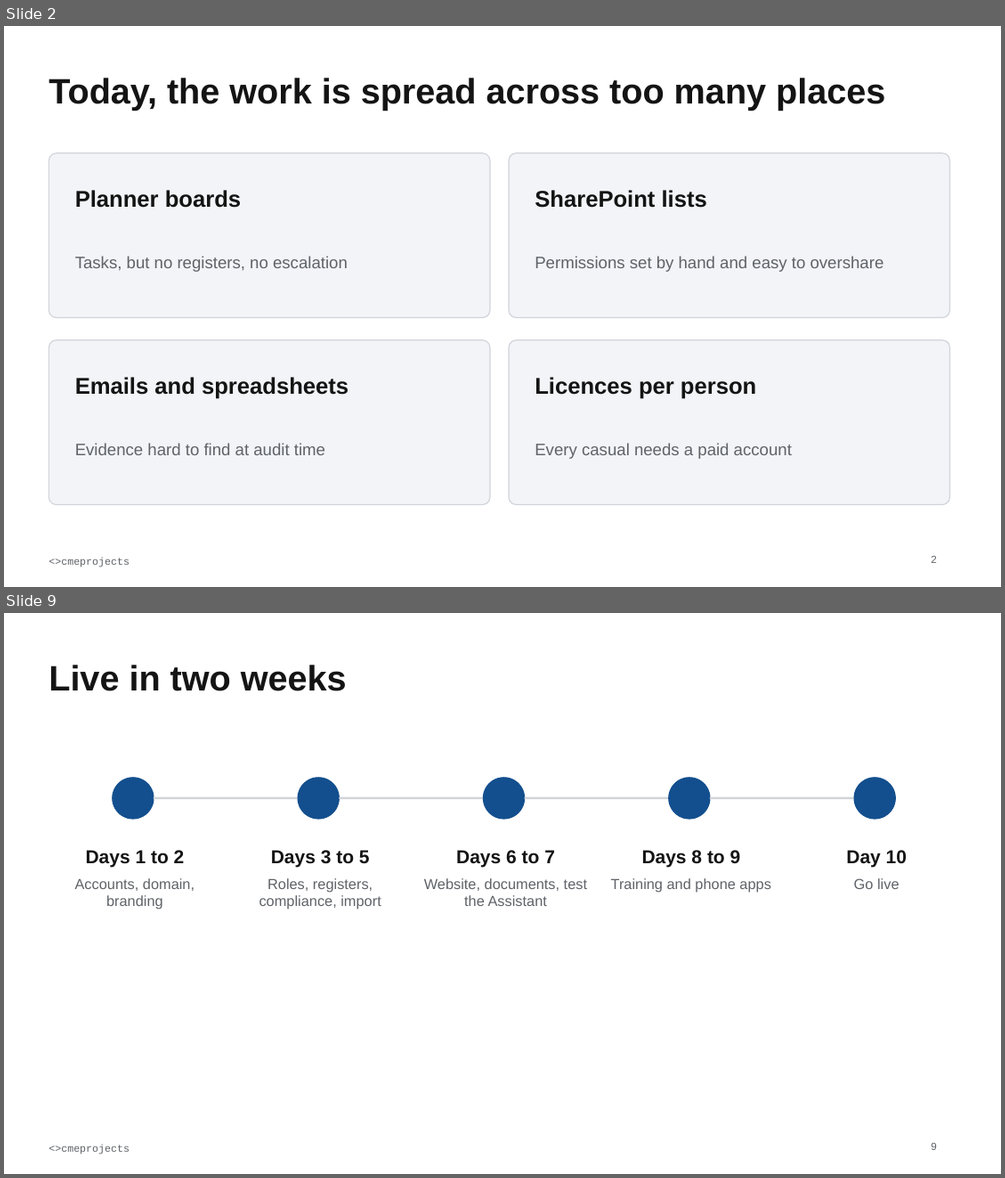
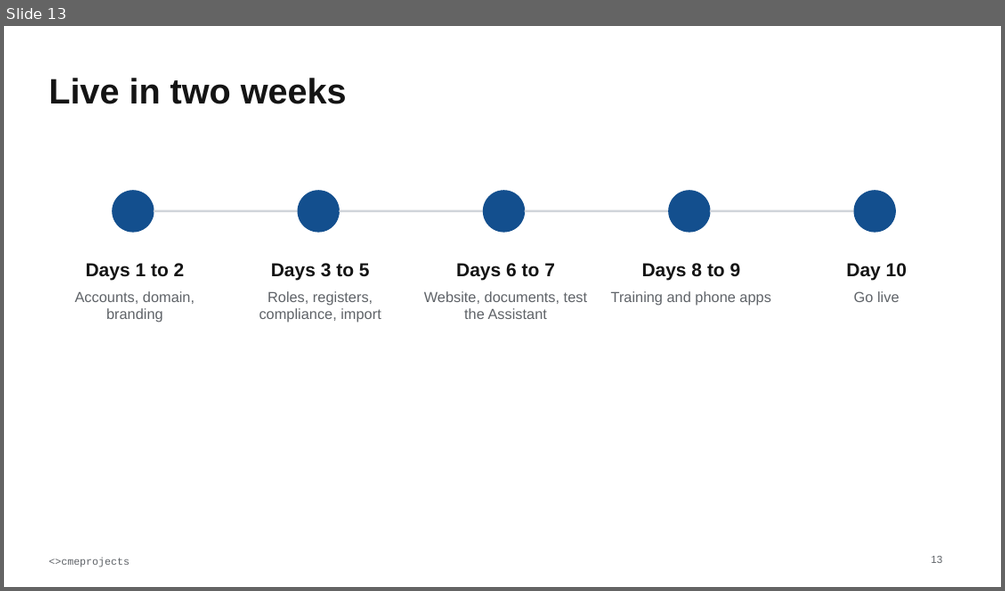
Before and after one commit to cmeprojects/portal, a slide deck: docs/deliverables/04 Briefer - Staff Portal overview.pptx. Shown one above the other, each under a label of ours: slides 2 and 9 before the commit, slide 13 after it; the slides between them are not shown. The pictures are 1005x1178 and 1005x591 pixels, drawn with LibreOffice and Linux fonts; fonts in the diff are those of the drawing. Boxes give left, top, right and bottom in pixels: in the first picture for what was removed or moved away, otherwise in the second. Text is boxed around its words. In the diff, an @@ line names an element or a change of style, - is before the commit and + after.

```diff
--- a/docs/deliverables/04 Briefer - Staff Portal overview.pptx
+++ b/docs/deliverables/04 Briefer - Staff Portal overview.pptx
@@ slide 2 removed at (x1=4, y1=26, x2=1001, y2=587), background #FFFFFF; not listed: 1 template element that a slide beside it also shows @@
@@ text removed at (x1=48, y1=78, x2=885, y2=110) @@
-Today, the work is spread across too many places
@@ rounded rectangle removed at (x1=48, y1=153, x2=490, y2=318) @@
@@ rounded rectangle removed at (x1=509, y1=153, x2=950, y2=318) @@
@@ text removed at (x1=75, y1=190, x2=241, y2=208) @@
-Planner boards
@@ text removed at (x1=534, y1=190, x2=707, y2=208) @@
-SharePoint lists
@@ text removed at (x1=75, y1=256, x2=348, y2=272) @@
-Tasks, but no registers, no escalation
@@ text removed at (x1=534, y1=256, x2=884, y2=272) @@
-Permissions set by hand and easy to overshare
@@ rounded rectangle removed at (x1=48, y1=340, x2=490, y2=505) @@
@@ rounded rectangle removed at (x1=509, y1=340, x2=950, y2=505) @@
@@ text removed at (x1=75, y1=377, x2=348, y2=399) @@
-Emails and spreadsheets
@@ text removed at (x1=534, y1=377, x2=756, y2=399) @@
-Licences per person
@@ text removed at (x1=75, y1=443, x2=325, y2=455) @@
-Evidence hard to find at audit time
@@ text removed at (x1=534, y1=443, x2=792, y2=459) @@
-Every casual needs a paid account
@@ page number removed at (x1=930, y1=556, x2=936, y2=563) @@
-2
@@ what was slide 9 is now slide 13 @@
@@ page number at (x1=930, y1=556, x2=942, y2=563): text changed @@
-9
+13
```
Also in this commit, not shown: 5 slides changed, 8 slides added, 3 other slides removed, 6 other files.
